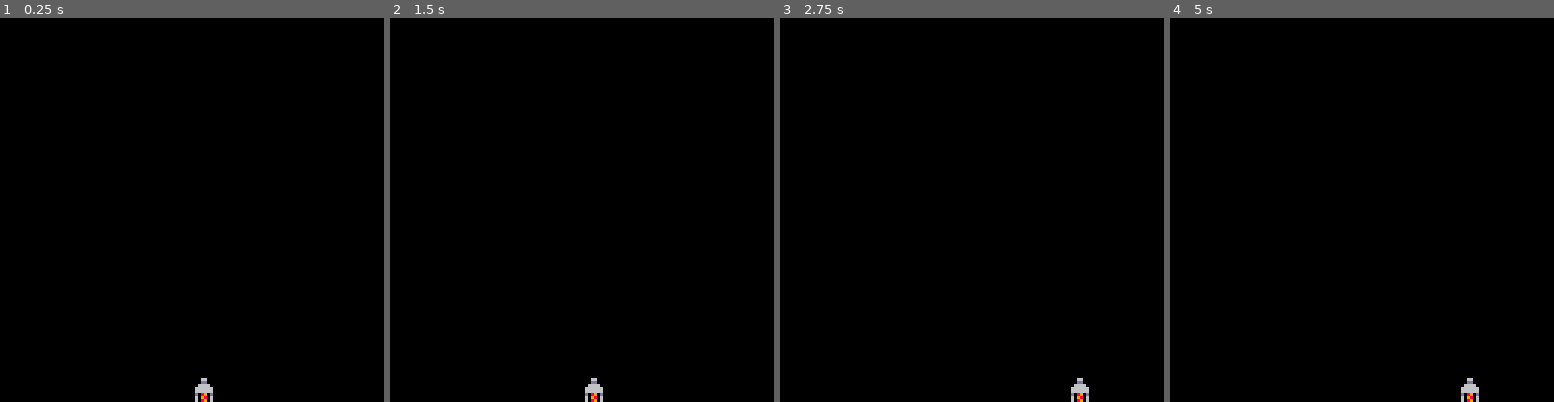
Above: before the commit, frames 1-4 (left to right).
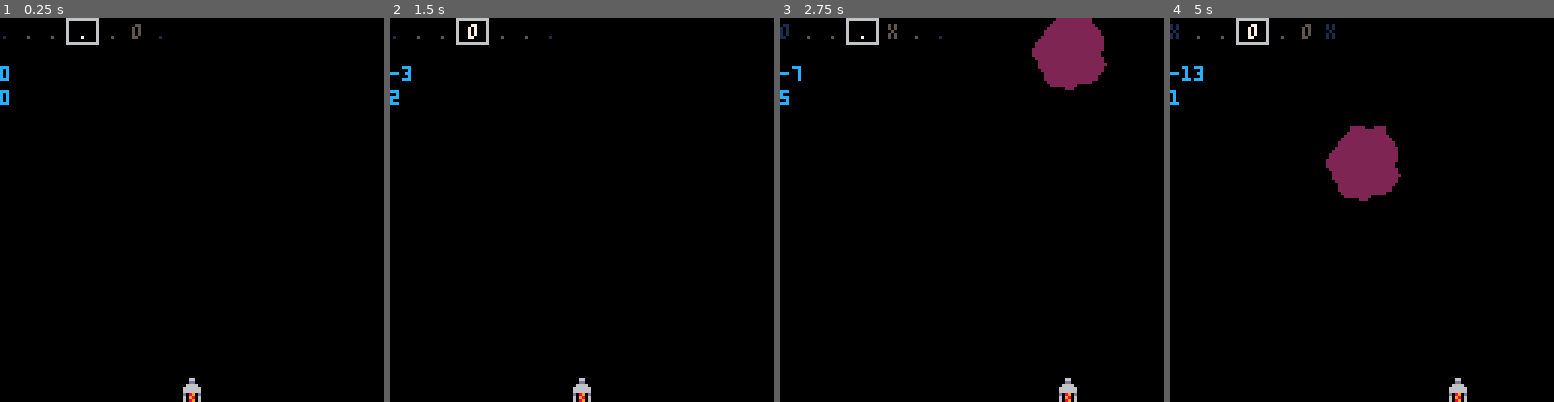
Above: after the commit, the same moments.

Repository: ryanford/EDM-Blastoff
Game: PICO-8 cartridge rhythm-game.p8
Same seed, same stepped clock (60 frames per second), same inputs: the game is played once before the commit and once after it.
Inputs:
- Up to frame 1 (0.25 s): no input
- Up to frame 2 (1.5 s): tap X (X key) at 0.33, 1.07 s; tap O (Z key) at 0.7 s
- Up to frame 3 (2.75 s): hold Right 1.6-2.1 s; tap O (Z key) at 1.7, 2.1, 2.5 s; tap X (X key) at 1.85 s; hold Right from 2.47 s (still down)
- Up to frame 4 (5 s): tap O (Z key) every 0.4 s from 2.9 to 4.9 s; tap X (X key) at 2.97, 4.08 s; release Right at 3.03 s; hold Left 3.08-3.58 s; hold Right 4.02-4.68 s

The runs differ from the first frame. In frame 1, 0.8% of the frame differs, in the area x 0-56%, y 0-100%; in frame 2, 0.8%; in frame 3, 3.6%; in frame 4, 3.8%, in the area x 0-81%, y 0-100%.

Commit message:
Obstacles, collisions, game state

Diff:
--- a/rhythm-game.p8
+++ b/rhythm-game.p8
@@ -3,31 +3,68 @@
 __lua__
 function _init()
   p={}
-  p.x=64
+  p.x=60
   p.y=120
   p.dir=0
-  p.spd=30
+  p.spd=2
   p.sprite={1,p.x,p.y}
   p.lane=2
-
+  p.score=0
+
+  state={}
+  -- these defaults below will get removed when menu is made
+  state.update=active_update
+  state.draw=active_draw
   lanes={32,64,96}
+  obstacles={}
 
   prev_time=time()
   time_now=time()
   dt=0
   step=0
+  keys = {".","o","x","r"}
+  last_pattern = {1,1,1,1,1,1,1,1}
+  pattern = {1,1,2,1,1,1,3,1}
+  next_pattern = {1,2,1,2,3,1,1,2}
+  pattern_step = 0
 end
 
 function _update()
+  state.update()
+end
+
+function _draw()
+  state.draw()
+end
+
+function active_update()
   sync_music()
+  update_pattern()
   update_time()
+  timed_spawns()
+  update_obstacles()
   update_player()
-end
-
-function _draw()
+  check_collisions()
+  pattern_input()
+  printh(#obstacles) --collision debugging
+end
+
+function active_draw()
   cls()
+  draw_obstacles()
   spr(unpack(p.sprite))
-end
+  print(p.score, 0, 16, 12)
+  print(pattern_step, 0, 24, 12)
+  draw_pattern()
+end
+
+function gameover_update()
+end
+
+function gameover_draw()
+  print("game over",56,64,7)
+end
+
 
 function update_time()
   prev_time=time_now
@@ -39,22 +76,136 @@
 
 function update_player()
   if btnp(0) then
-    if (p.lane==1 or p.x>lanes[p.lane]) return
+    if (p.lane==1 or p.x>lanes[p.lane]-4) return
     p.dir=-1
     p.lane-=1
   end
   if btnp(1) then
-    if (p.lane==3 or p.x<lanes[p.lane]) return
+    if (p.lane==3 or p.x<lanes[p.lane]-4) return
     p.dir=1
     p.lane+=1
   end
-  p.x+=1*p.dir
-  if (p.x%32==0) p.dir=0
+  p.x+=p.spd*p.dir
+  if ((p.x+4)%32==0) p.dir=0
   p.sprite[2]=p.x
+end
+
+function spawn_obstacle()
+  local obstacle={}
+  obstacle.x=lanes[flr(rnd(3))+1]
+  obstacle.y=-64
+  obstacle.spd=(flr(rnd(3))+2)*30
+  add(obstacles,obstacle)
+end
+
+function timed_spawns()
+  if (step%64==0) spawn_obstacle()
+end
+
+function update_obstacles()
+  for obstacle in all(obstacles) do
+    obstacle.y+=obstacle.spd*dt
+  end
+  for i=#obstacles,1,-1 do
+    local obstacle=obstacles[i]
+    if obstacle.y>128 then
+      del(obstacles,obstacle)
+    end
+  end
+end
+
+function draw_obstacles()
+  for obstacle in all(obstacles) do
+    sspr(16,0,32,32,obstacle.x-16,obstacle.y)
+  end
+end
+
+function check_collisions()
+  if (#obstacles==0) return
+  for obstacle in all(obstacles) do
+    if distance_between(obstacle.x,obstacle.y+16,p.x,p.y+4)<16 then
+      for i=#obstacles,1,-1 do
+        del(obstacles,obstacles[i])
+      end
+      state.update=gameover_update
+      state.draw=gameover_draw
+    end
+  end
+end
+
+function pattern_input()
+  local current_step = pattern[pattern_step + 1]
+  if btnp(4) then
+    if current_step == 2 then
+      sfx(10)
+      p.score += 1
+    else
+      sfx(12)
+      p.score -= 1
+    end
+  end
+  if btnp(5) then
+    if current_step == 3 then
+      sfx(11)
+      p.score += 1
+    else
+      sfx(12)
+      p.score -= 1
+    end
+  end
+end
+
+switched_patterns = true
+function update_pattern()
+  pattern_step = flr(step/16)
+  if pattern_step == 0  and not switched_patterns then
+    switched_patterns = true
+    last_pattern = pattern
+    pattern = next_pattern
+    next_pattern = generate_pattern()
+  end
+  if (pattern_step == 1) switched_patterns = false
+end
+
+function generate_pattern()
+  return {1,2,1,3,2,2,1,3}
+end
+
+function draw_pattern()
+  rect(22,0,32,8,6)
+  print(keys[
+    pattern[(pattern_step - 3) + 1] or
+    last_pattern[((pattern_step - 3) % 8 ) + 1]],
+    0, 2, 1)
+  print(keys[
+    pattern[((pattern_step - 2)) + 1] or
+    last_pattern[((pattern_step - 2) % 8 ) + 1]],
+    8, 2, 5)
+  print(keys[
+    pattern[((pattern_step - 1)) + 1] or
+    last_pattern[((pattern_step - 1) % 8 ) + 1]],
+    16, 2, 5)
+  print(keys[pattern[(pattern_step % 8) + 1]], 26, 2, 7)
+  print(keys[
+    pattern[((pattern_step + 1)) + 1] or
+    next_pattern[((pattern_step + 1) % 8 ) + 1]],
+    36, 2, 5)
+  print(keys[
+    pattern[((pattern_step + 2)) + 1] or
+    next_pattern[((pattern_step + 2) % 8 ) + 1]],
+    44, 2, 5)
+  print(keys[
+    pattern[((pattern_step + 3)) + 1] or
+    next_pattern[((pattern_step + 3) % 8 ) + 1]],
+    52, 2, 1)
 end
 
 function sync_music()
   if (step == 1) music(0)
+end
+
+function distance_between(x1,y1,x2,y2)
+  return sqrt((y2-y1)^2+(x2-x1)^2)
 end
 
 function unpack(t,from,to)
Not shown, changed: 25 lines of the sprite sheet (__gfx__) section of rhythm-game.p8
